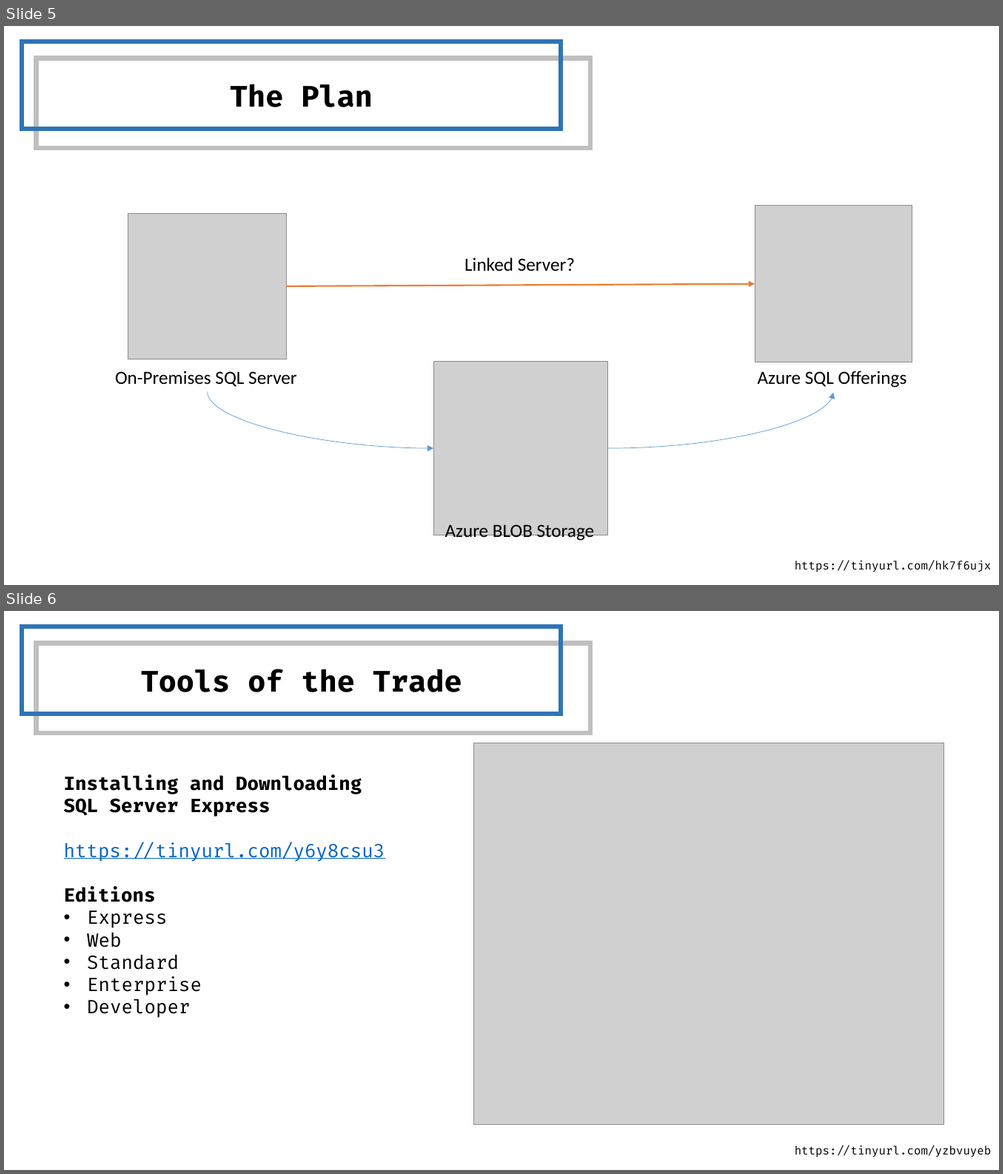
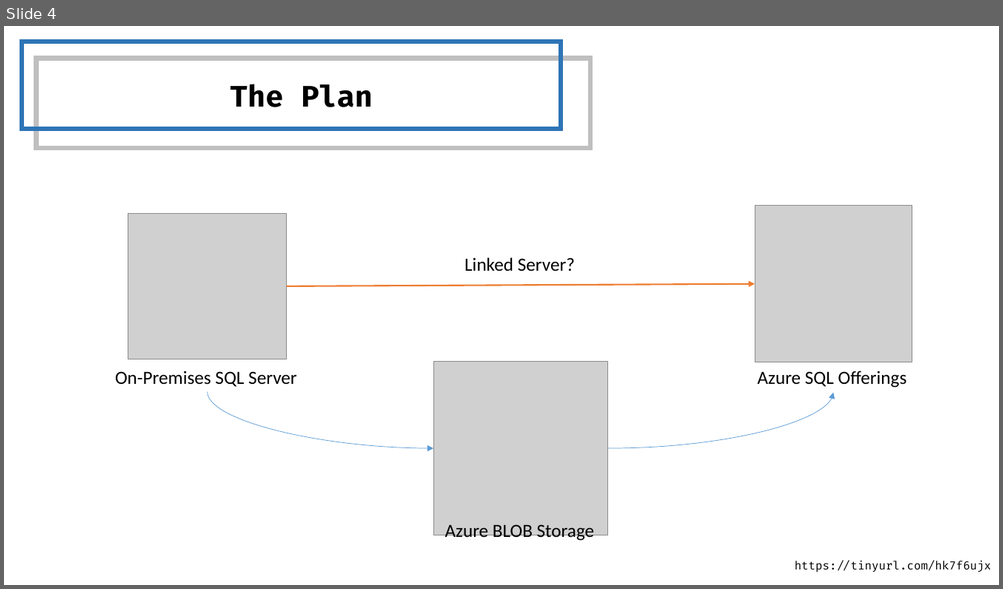
Before and after one commit to JVoogt/presentations, a slide deck: SQLFriday - Migrating Data using Polybase to Azure SQL DB/Migrating Data using Polybase to Azure SQL DB.pptx. Shown one above the other, each under a label of ours: slides 5 and 6 before the commit, slide 4 after it. The pictures are 1003x1174 and 1003x589 pixels, drawn with LibreOffice and Linux fonts; fonts in the diff are those of the drawing; grey boxes stand for pictures; background and template pictures are left out. Boxes give left, top, right and bottom in pixels: in the first picture for what was removed or moved away, otherwise in the second. Text is boxed around its words. In the diff, an @@ line names an element or a change of style, - is before the commit and + after.

```diff
--- a/SQLFriday - Migrating Data using Polybase to Azure SQL DB/Migrating Data using Polybase to Azure SQL DB.pptx
+++ b/SQLFriday - Migrating Data using Polybase to Azure SQL DB/Migrating Data using Polybase to Azure SQL DB.pptx
@@ slide 6 removed at (4,611,999,1170), background #FFFFFF @@
@@ rectangle removed at (22,627,561,714) @@
@@ rectangle removed at (36,643,590,732) @@
@@ text removed at (141,669,462,692) @@
-Tools of the Trade
@@ picture removed at (474,743,944,1125) @@
@@ text removed at (64,775,385,1018) @@
-Installing and Downloading
-SQL Server Express
-https://tinyurl.com/y6y8csu3
-Editions
-• Express
-• Web
-• Standard
-• Enterprise
-• Developer
@@ text removed at (794,1145,991,1158) @@
-https://tinyurl.com/yzbvuyeb
@@ what was slide 5 is now slide 4 @@
```
Also in this commit, not shown: 1 slide changed, 1 slide added, 1 other slide removed.
